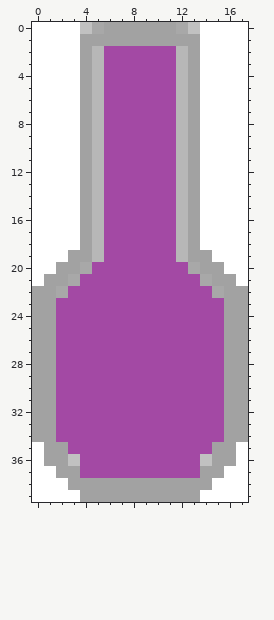
Two states of a pixel-art sprite, images/tank-cannon-stars.png. That is the earlier state.
The file is 18x40 pixels. Colours within 5 levels of each other are drawn and written as one.
And afterwards:
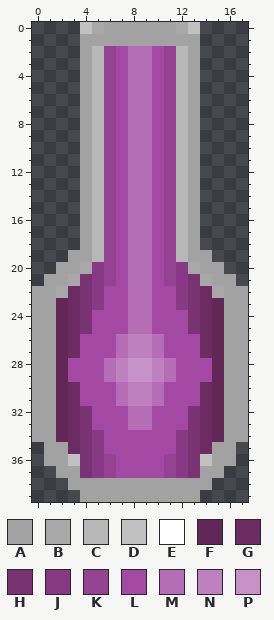
Palette (. is transparent): A #a2a2a2  B #a8a8a8  C #b7b7b7  D #c1c1c1  E #ffffff  F #622757  G #6c2c62  H #793372  J #873a83  K #954293  L #a349a4  M #b56db6  N #bf80bf  P #c892c8
Message: First attempt at modifying the cannon images.
The exact change:
Changed rows in their new state; - is an unchanged pixel.
first column x 0:
 0 ....----------....
 1 ....----------....
 2 ....--K-MM-K--....
 3 ....--K-MM-K--....
 4 ....--K-MM-K--....
 5 ....--K-MM-K--....
 6 ....--K-MM-K--....
 7 ....--K-MM-K--....
 8 ....--K-MM-K--....
 9 ....--K-MM-K--....
10 ....--K-MM-K--....
11 ....--K-MM-K--....
12 ....--K-MM-K--....
13 ....--K-MM-K--....
14 ....--K-MM-K--....
15 ....--K-MM-K--....
16 ....--K-MM-K--....
17 ....--K-MM-K--....
18 ....--K-MM-K--....
19 ...---K-MM-K---...
20 ..---JK-MM-KJ---..
21 .---HJK-MM-KJH---.
22 ---GHJ--MM--JHG---
23 --FGHJ--MM--JHGF--
24 --FGH---MM---HGF--
25 --FGH---MM---HGF--
26 --FG---MNNM---GF--
27 --FG---MNNM---GF--
28 --F---MNPPNM---F--
29 --F---MNPPNM---F--
30 --FG---MNNM---GF--
31 --FG---MNNM---GF--
32 --FGH---MM---HGF--
33 --FGH---MM---HGF--
34 --FGHJ------JHGF--
35 .--GHJ------JHG--.
36 .---HJK----KJH---.
37 ..--HJK----KJH--..
38 ...------------...
39 ....----------....
Boxes around the changes in both pictures, in picture pixels (x1, y1, x2, y2):
changed: (32, 22, 248, 502)
